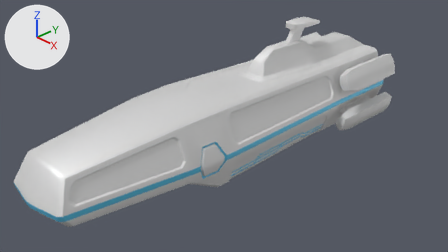
One commit to the Blender file environment/abandoned_spaceship/abandoned_spaceship.blend: the scene before it, then after it.
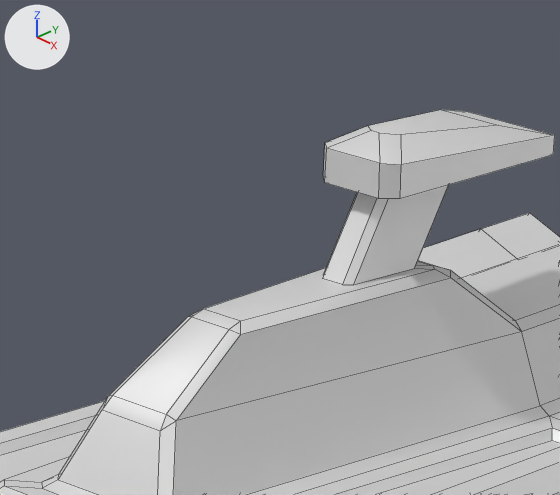
The first picture shows the older version from the file's camera 'Camera'. The close-ups show the older and then the newer version on the part from 53% to 72% of the width and 0% to 29% of the height of that picture. Only the edits that show in the close-ups are written down. Every picture has the same lights, and +X, +Y and +Z are marked at upper left. The close-ups show mesh edges as thin lines.

Before the edit, the objects in view are built like this:
```python
me_cube_005 = bpy.data.meshes.new('Cube.005')
me_cube_005.from_pydata(...)  # 914 vertices, 854 faces; spans x -45.0..45.0, y -154.0..152.0, z -38.0..62.0
me_cube_005.polygons.foreach_set('use_smooth', [True] * 854)
# faces by material slot: [556, 108, 133, 57]
me_cube_005.materials.append(mat_metal)  # white #e7e7e7
me_cube_005.materials.append(mat_metal_dark)  # grey #8b8b8b
me_cube_005.materials.append(mat_metal_blue)  # cyan #58c1e7
me_cube_005.materials.append(mat_metal_dark)  # grey #8b8b8b
ob_ship_body = bpy.data.objects.new('Ship.Body', me_cube_005)
ob_ship_body.location = (0.0, 0.0, 0.0)
```
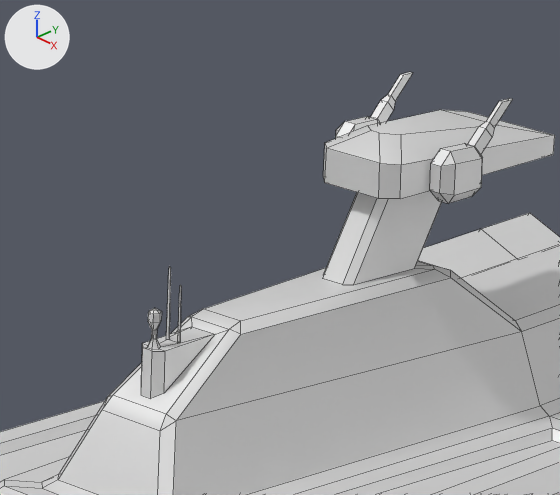
Boxes [x1, y1, x2, y2] around the edits, measured in the close-ups (560 x 495 px):
'Ship.Body', reshaped: before [0, 110, 560, 495]; after [0, 72, 560, 495]
part 1 of me_cube_005, added: after [336, 72, 555, 204]
part 2 of me_cube_005, added: after [114, 267, 229, 414]

The change in detail:
me_cube_005 is used by ob_ship_body; location (0.0, 0.0, 0.0).
me_cube_005 had 914 vertices, 854 faces and spanned x -45.0..45.0, y -154.0..152.0, z -38.0..62.0.
me_cube_005 now has 1181 vertices, 1120 faces and spans x -45.0..45.0, y -154.0..153.0, z -38.0..64.0.
me_cube_005 part 1: 88 vertices added at x -9.0..9.0, y 74.0..86.0, z 54.0..64.0.
me_cube_005 part 2: 59 vertices added at x -2.0..2.0, y 36.0..45.0, z 40.0..53.0.
Other edits to the shape of me_cube_005 do not show in these pictures.
me_cube_005 no longer uses material mat_metal_dark.
